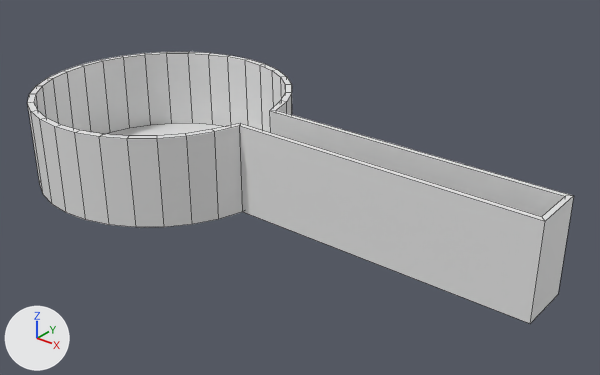
What one commit did to the Blender file Assets/Models/arena.blend.
One viewpoint serves both versions: a 50 mm lens placed at (27.8, -24.6, 14.7), pointed at (7.8, 0.4, -0.9). Every picture has the same lights, and +X, +Y and +Z are marked at lower left. Mesh edges are drawn as thin lines.
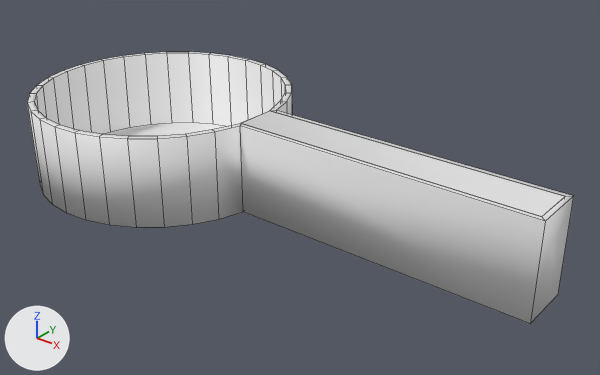
Location of each change, (x1, y1, x2, y2) in pixels of the pictures (600 x 375 px):
part 1 of me_cylinder, built on: (212, 101, 573, 221) in both
part 2 of me_cylinder, shading changed: (27, 52, 574, 324) in both

What changed in the scene script:
```text
Change me_cylinder:
    used by ob_cylinder; location = (0.0, 0.0, 0.0)
    remove me_cylinder.from_pydata(...)  # 132 vertices, 103 faces; spans x -6.0..19.2, y -6.0..6.0, z -2.0..2.0
    add me_cylinder.from_pydata(...)  # 136 vertices, 109 faces; spans x -6.0..19.2, y -6.0..6.0, z -2.0..2.0
    me_cylinder part 1
    10 faces are deleted
    4 vertices are added at (19.0, -1.0, 2.0), (5.7, -0.9, 2.0), (19.0, 1.0, 2.0), (5.7, 0.9, 2.0)
    16 new faces join them
    me_cylinder part 2: 93 kept faces spanning x -6.0..19.2, y -6.0..6.0, z -2.0..2.0 are now shaded smooth
```
